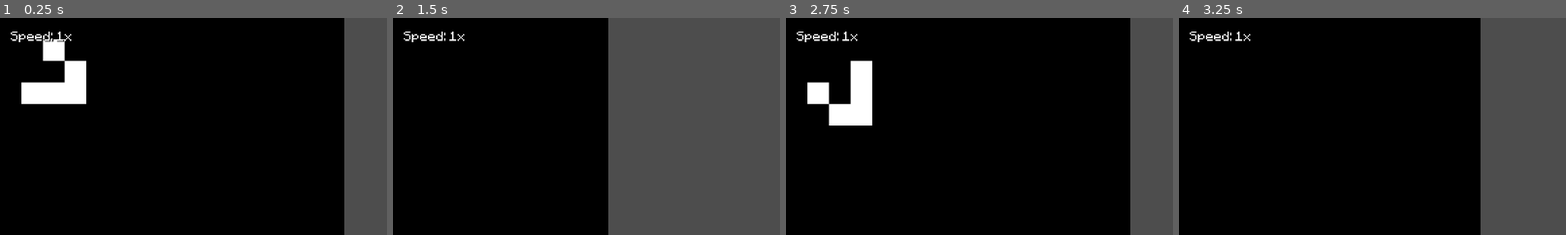
Above: before the commit, frames 1-4 (left to right).
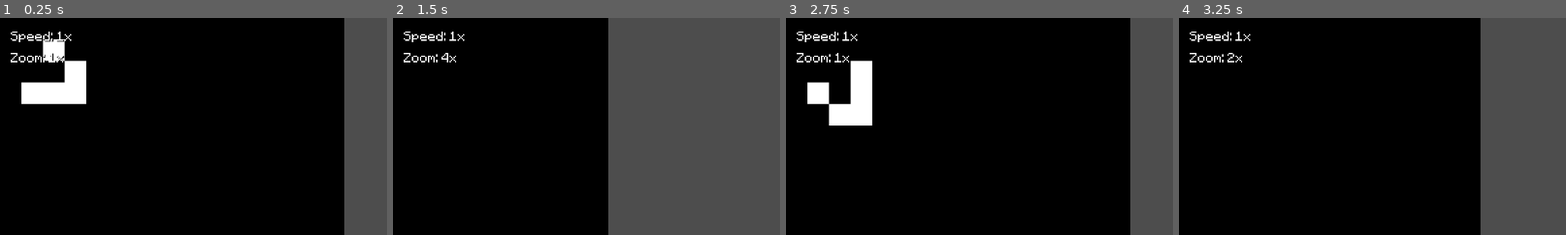
Above: after the commit, the same moments.

Repository: javier-adrian/GOL-GDS
Game: Godot game, scene res://main.tscn
The game is run twice, just before and just after one commit, with the same random seed, the same clock (stepped at 60 frames per second) and the same inputs.
Inputs (mouse positions are % of the whole screen's width and height, from its top left):
- Up to frame 1 (0.25 s): no input
- Up to frame 2 (1.5 s): tap Enter (commit) at 0.5 s; move the mouse to (72, 45) at 0.52 s; tap Middle mouse button (pan) at 0.6 s; tap Mouse wheel up (zoom in) at 0.8, 1.35 s; tap Space (play) at 1.25 s; move the mouse to (30, 55) at 1.27 s
- Up to frame 3 (2.75 s): tap Mouse wheel down (zoom out) at 1.55, 2.1 s; tap Enter (commit) at 2 s; move the mouse to (60, 28) at 2.02 s; tap Middle mouse button (pan) at 2.3 s
- Up to frame 4 (3.25 s): tap Space (play) at 2.75 s; move the mouse to (45, 70) at 2.77 s; click (45, 70) at 2.85 s; tap Mouse wheel up (zoom in) at 3.05 s
The pictures show only the part of the screen within x 0-50%, y 0-50%; the shares and areas given below are measured in that part.

The runs differ from the first frame. In frame 1, 0.2% of the frame differs, in the area x 2-17%, y 16-21%; in frame 2, 0.2%; in frame 3, 0.2%; in frame 4, 0.3%.

Commit message:
add ui info for zoom

Diff:
--- a/main.gd
+++ b/main.gd
@@ -11,6 +11,7 @@
 
 func _ready():
 	viewer.change_speed(timer.wait_time / 0.5)
+	viewer.update_zoom()
 
 
 func _input(event):
--- a/viewer.gd
+++ b/viewer.gd
@@ -6,12 +6,17 @@
 func change_speed(speed: float):
 	$UserInterface/MarginContainer/VBoxContainer/Speed.text = "Speed: " + str(speed) + "x"
 
+func update_zoom():
+	$UserInterface/MarginContainer/VBoxContainer/Zoom.text = "Zoom: " + str(zoom.x) + "x"
+
 
 func _input(event):
 	if Input.is_action_just_released("zoom in") and not pan_mode:
 		zoom *= 2
+		update_zoom()
 	if Input.is_action_just_released("zoom out") and not pan_mode:
 		zoom /= 2
+		update_zoom()
 
 	if Input.is_action_just_pressed("pan"):
 		pan_mode = true
--- a/viewer.tscn
+++ b/viewer.tscn
@@ -1,9 +1,12 @@
-[gd_scene load_steps=4 format=3 uid="uid://g40drh68edha"]
+[gd_scene load_steps=5 format=3 uid="uid://g40drh68edha"]
 
 [ext_resource type="Script" path="res://viewer.gd" id="1_u8q37"]
 [ext_resource type="FontFile" uid="uid://5kmngrpk2ihf" path="res://assets/Minecraftia-Regular.ttf" id="2_yp6rm"]
 
 [sub_resource type="LabelSettings" id="LabelSettings_bjn5x"]
+shadow_color = Color(0, 0, 0, 1)
+
+[sub_resource type="LabelSettings" id="LabelSettings_y6728"]
 shadow_color = Color(0, 0, 0, 1)
 
 [node name="Viewer" type="Camera2D"]
@@ -25,3 +28,8 @@
 layout_mode = 2
 theme_override_fonts/font = ExtResource("2_yp6rm")
 label_settings = SubResource("LabelSettings_bjn5x")
+
+[node name="Zoom" type="Label" parent="UserInterface/MarginContainer/VBoxContainer"]
+layout_mode = 2
+theme_override_fonts/font = ExtResource("2_yp6rm")
+label_settings = SubResource("LabelSettings_y6728")
